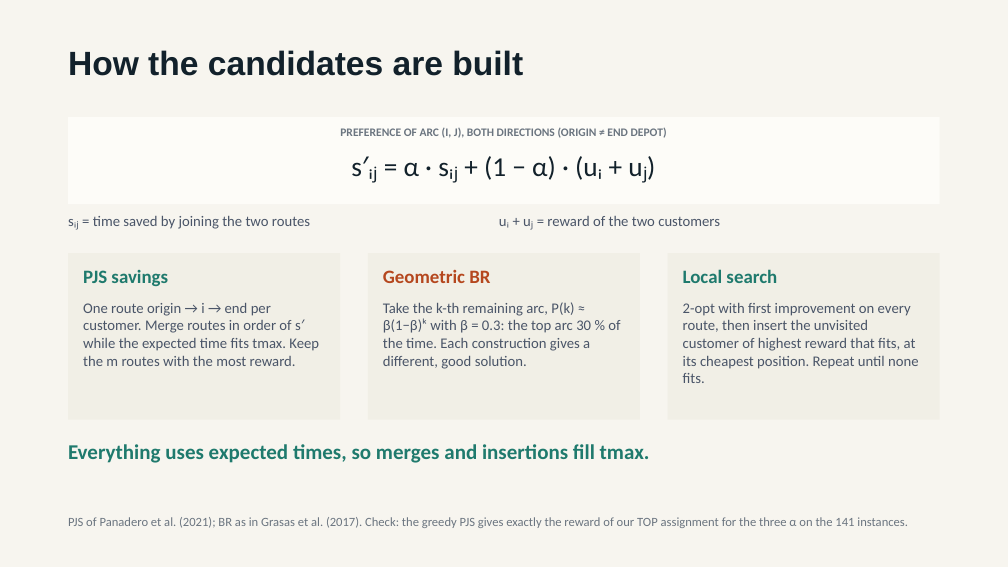
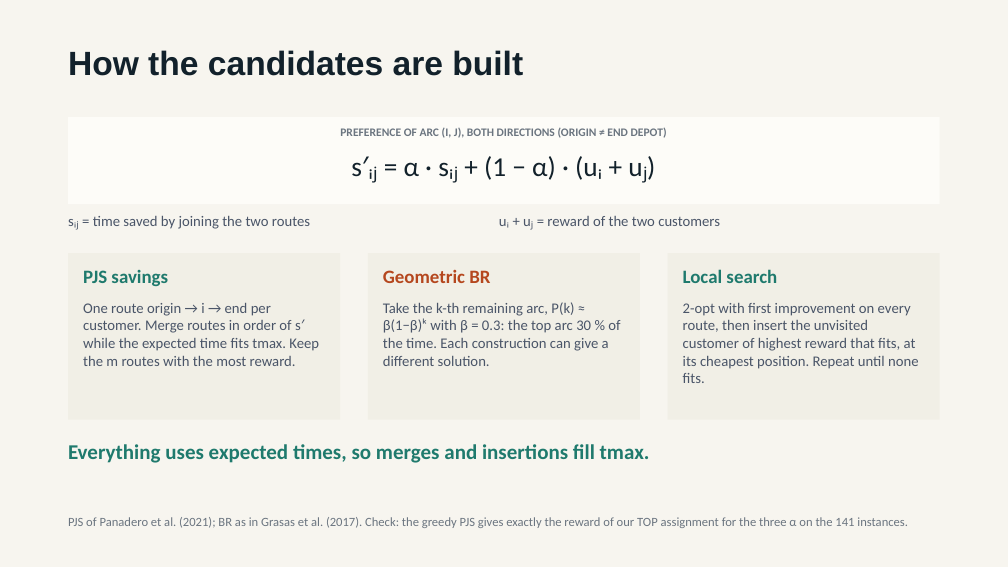
Before and after one commit to Inurria979/Heuristic-Algorithms-in-Transport-and-Finance, a slide deck: slide 6 of simTOP/docs/simTOP_simheuristic.pptx. Drawn at 1008x567 pixels with LibreOffice and Linux fonts; fonts in the diff are those of the drawing. Boxes give left, top, right and bottom in pixels: in the first picture for what was removed or moved away, otherwise in the second. Text is boxed around its words. In the diff, an @@ line names an element or a change of style, - is before the commit and + after.

```diff
--- a/simTOP/docs/simTOP_simheuristic.pptx
+++ b/simTOP/docs/simTOP_simheuristic.pptx
@@ text at box(383, 302, 620, 366): text changed @@
-Take the k-th remaining arc, P(k) ≈ β(1−β)ᵏ with β = 0.3: the top arc 30 % of the time. Each construction gives a different, good solution.
+Take the k-th remaining arc, P(k) ≈ β(1−β)ᵏ with β = 0.3: the top arc 30 % of the time. Each construction can give a different solution.
```
Also in this commit, not shown: 8 other slides changed, 18 other files.
